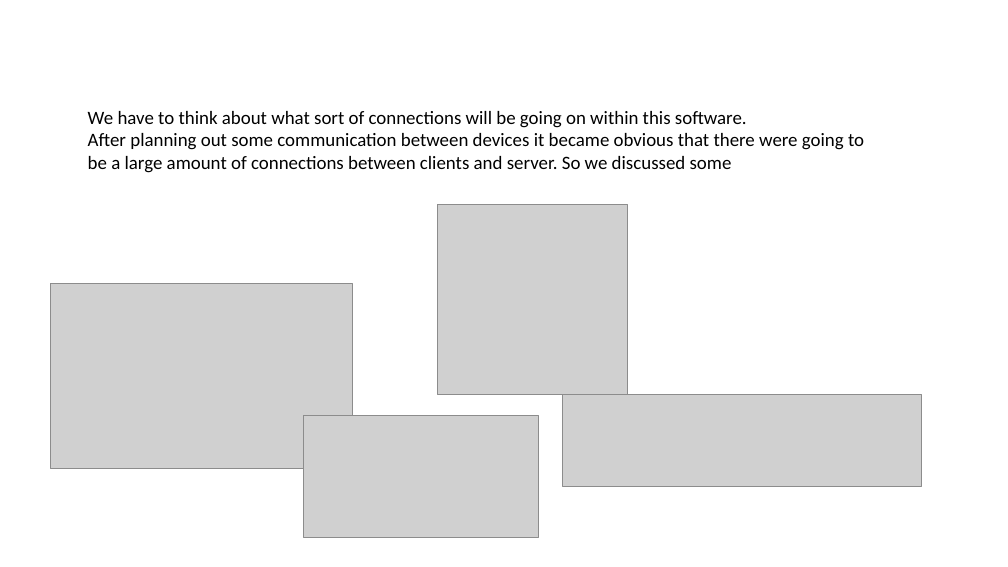
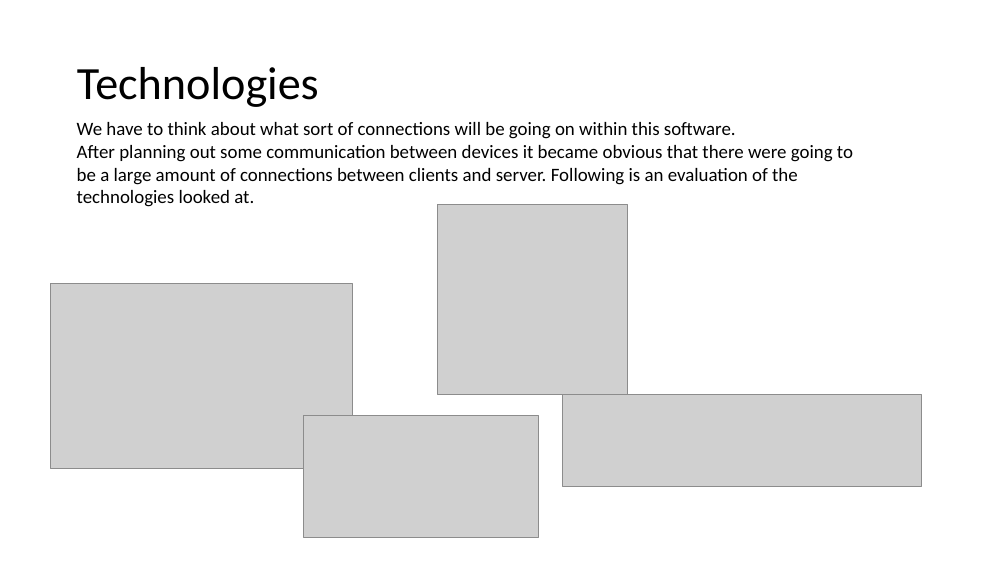
Before and after one commit to Adv-Web-Restaurant-Group3/Paperless-Restaurant, a slide deck: slide 4 of doc/presentation.pptx. Drawn at 1008x567 pixels with LibreOffice and Linux fonts; fonts in the diff are those of the drawing; grey boxes stand for pictures. Boxes give left, top, right and bottom in pixels: in the first picture for what was removed or moved away, otherwise in the second. Text is boxed around its words. In the diff, an @@ line names an element or a change of style, - is before the commit and + after.

```diff
--- a/doc/presentation.pptx
+++ b/doc/presentation.pptx
@@ title added at <box>77,67,319,107</box>, 44 pt, text #000000 @@
+Technologies
@@ text "We have to think about ...": place and size @@
-text "We have to think about ..." at <box>88,111,864,173</box>
+text "We have to think about ..." at <box>77,122,853,207</box>
@@ text at <box>77,145,853,207</box>: text changed @@
-After planning out some communication between devices it became obvious that there were going to be a large amount of connections between clients and server. So we discussed some
+After planning out some communication between devices it became obvious that there were going to be a large amount of connections between clients and server. Following is an evaluation of the technologies looked at.
```
